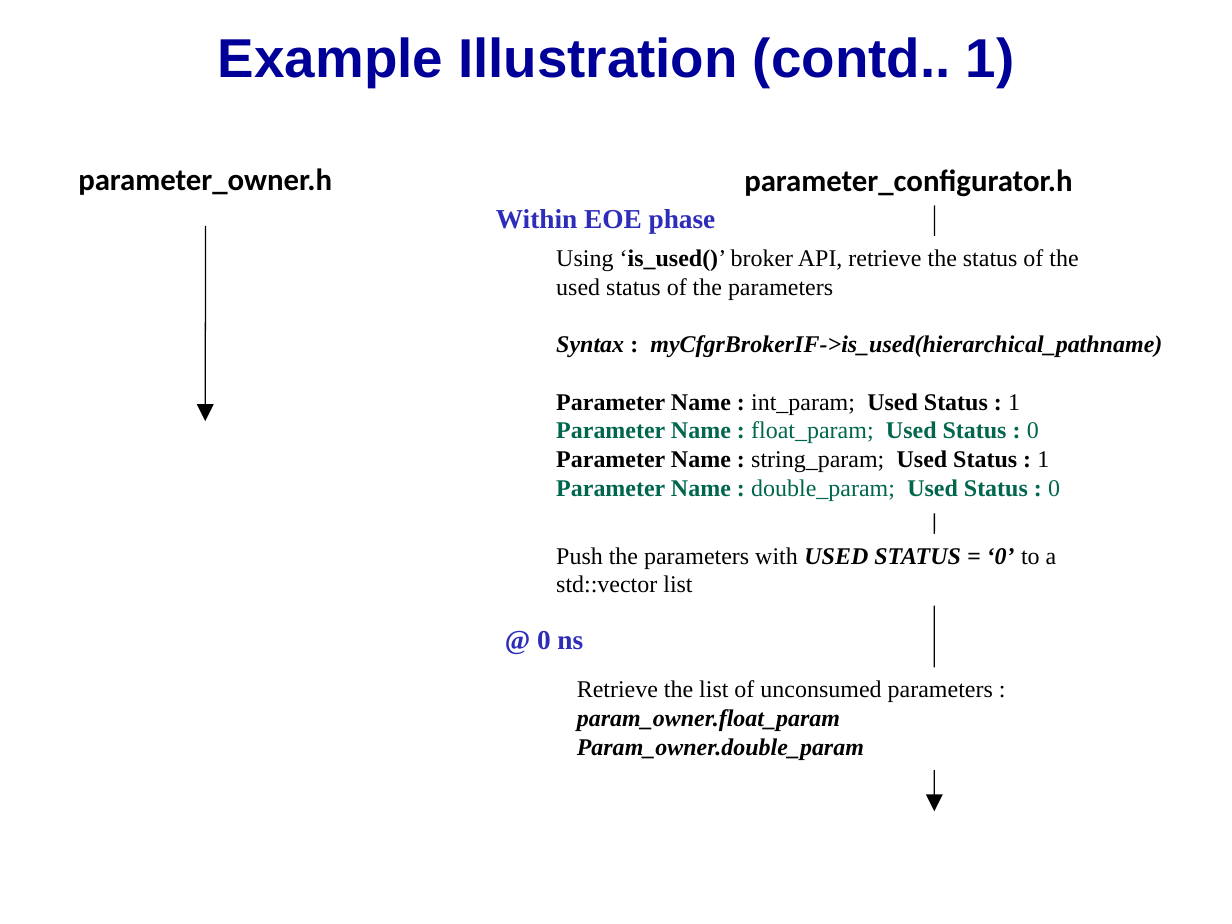
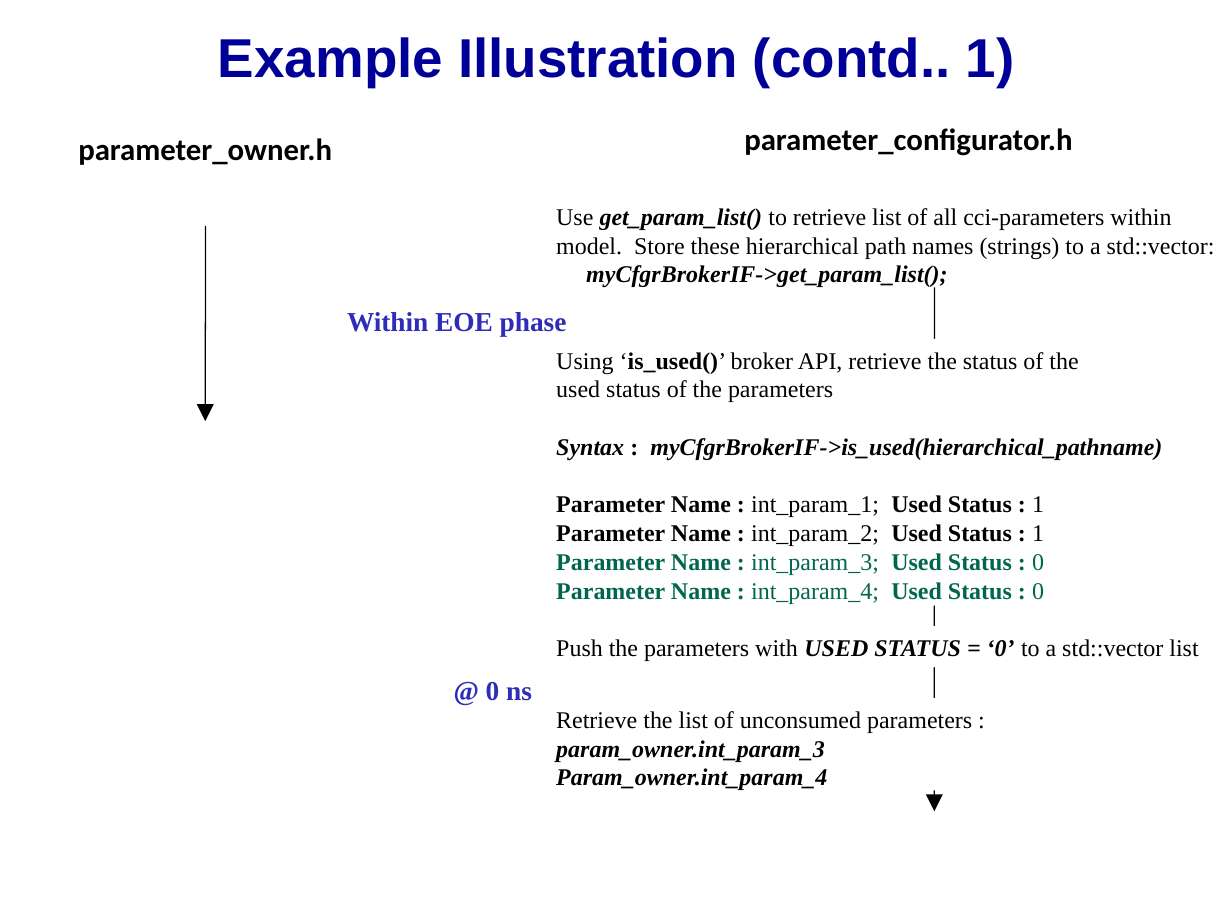
Before and after one commit to accellera-official/cci, a slide deck: slide 4 of examples/ex18_Superset_Parameter_Value_Specification/docs/ex18_Superset_Parameter_Value_Specification.ppt. Drawn at 1232x924 pixels with LibreOffice and Linux fonts; fonts in the diff are those of the drawing; background and template pictures are left out. Boxes give left, top, right and bottom in pixels: in the first picture for what was removed or moved away, otherwise in the second. Text is boxed around its words. In the diff, an @@ line names an element or a change of style, - is before the commit and + after.

```diff
--- a/examples/ex18_Superset_Parameter_Value_Specification/docs/ex18_Superset_Parameter_Value_Specification.ppt
+++ b/examples/ex18_Superset_Parameter_Value_Specification/docs/ex18_Superset_Parameter_Value_Specification.ppt
@@ text "parameter_configurator.h": place and size @@
-text "parameter_configurator.h" at (744,169,1072,197)
+text "parameter_configurator.h" at (744,128,1072,156)
@@ text "parameter_owner.h": place and size @@
-text "parameter_owner.h" at (78,168,332,195)
+text "parameter_owner.h" at (78,138,332,165)
@@ text added at (556,208,1215,289), 14 pt, text #000000 @@
+Use get_param_list() to retrieve list of all cci-parameters within model. Store these hierarchical path names (strings) to a std::vector: myCfgrBrokerIF->get_param_list();
@@ text "Within EOE phase": place and size @@
-text "Within EOE phase" at (496,209,716,233)
+text "Within EOE phase" at (347,312,567,336)
@@ text "Using ‘is_used()’ broker API, retrieve ...": place and size @@
-text "Using ‘is_used()’ broker API, retrieve ..." at (556,249,1162,501)
+text "Using ‘is_used()’ broker API, retrieve ..." at (556,352,1162,604)
@@ text at (556,495,1044,604): text changed; text colour #00664D to #000000 @@
-Parameter Name : int_param; Used Status : 1
-Parameter Name : float_param; Used Status : 0
-Parameter Name : string_param; Used Status : 1
-Parameter Name : double_param; Used Status : 0
+Parameter Name : int_param_1; Used Status : 1
+Parameter Name : int_param_2; Used Status : 1
+Parameter Name : int_param_3; Used Status : 0
+Parameter Name : int_param_4; Used Status : 0
@@ text "Push the parameters with USED ..." rewrapped from (556,547,1057,593) to (556,639,1198,661) @@
@@ text "@ 0 ns": place and size @@
-text "@ 0 ns" at (537,631,583,650)
+text "@ 0 ns" at (486,682,532,701)
@@ text at (556,711,972,790): text changed @@
-Retrieve the list of unconsumed parameters :
-param_owner.float_param
-Param_owner.double_param
+Retrieve the list of unconsumed parameters :
+param_owner.int_param_3
+Param_owner.int_param_4
```
Also in this commit, not shown: 3 other slides changed, 33 other files.
